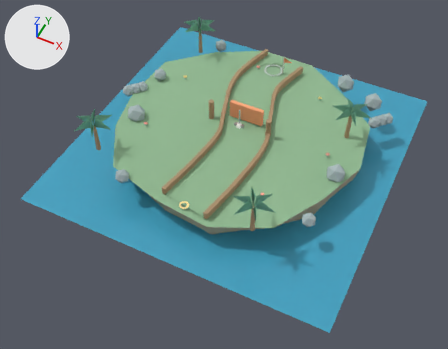
Renders of the glTF model ui/3d/minigolf/course-11.glb from each side of a commit.
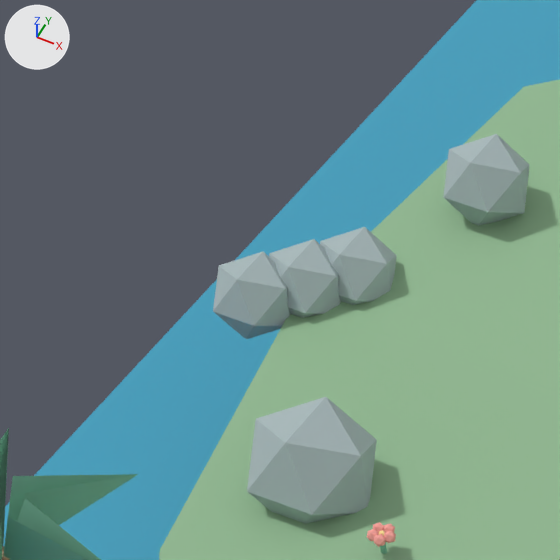
The first picture shows the older version from a camera (50 mm lens) standing at (7.36, -16.05, 16.89) and looking at (0.13, -1.6, -1.18). The close-ups show the older and then the newer version on the part from 21% to 38% of the width and 14% to 36% of the height of that picture. Only the edits that show in the close-ups are written down. Arrows for +X, +Y and +Z are at upper left; the lights stay in place. Where no turn or scale is listed for an object, it has been applied to the vertices.

In view in the first close-up: 'faceted-rock.080', 'faceted-rock.081', 'island-turf-edge.010', 'palm-frond.120', 'palm-frond.121', 'palm-frond.122', 'shore-rock.024', 'shore-rock.025', 'shore-rock.026', 'water-plane.010' and 8 more.
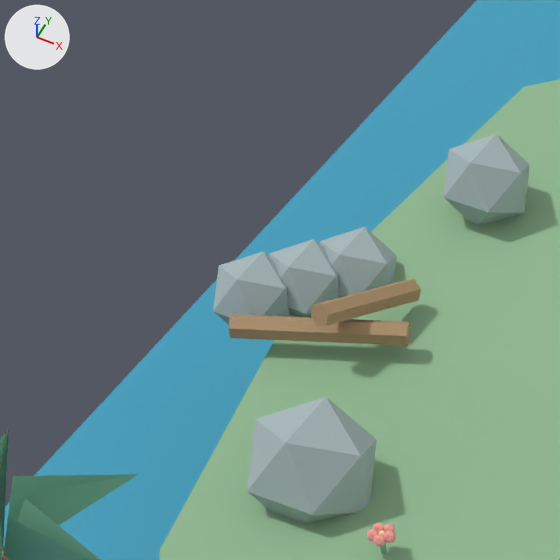
Boxes [x1, y1, x2, y2] around the edits, measured in the close-ups (560 x 560 px):
'deco-driftwood.016', added (brown): after [229, 314, 411, 346]
'deco-driftwood.017', added (brown): after [311, 279, 421, 326]

Edits to the bpy script that builds the scene:
```text
Add me_deco_driftwood_mesh_017:
    me_deco_driftwood_mesh_017.from_pydata([(-0.097, -0.349, 0.058), (-0.152, -0.321, 0.091), (-0.146, -0.298, 0.156), (-0.084, -0.303, 0.189), (-0.029, -0.331, 0.156), (-0.035, -0.354, 0.091), (0.084, 0.303, -0.189), (0.029, 0.331, -0.156), (0.035, 0.354, -0.091), (0.097, 0.349, -0.058), (0.152, 0.321, -0.091), (0.146, 0.298, -0.156)], [], [(0, 5, 4), (4, 3, 2), (2, 1, 0), (4, 2, 0), (11, 6, 7), (7, 8, 9), (9, 10, 11), (7, 9, 11), (0, 1, 7), (0, 7, 6), (1, 2, 8), (1, 8, 7), (2, 3, 9), (2, 9, 8), (3, 4, 10), (3, 10, 9), (4, 5, 11), (4, 11, 10), (5, 0, 6), (5, 6, 11)])
    me_deco_driftwood_mesh_017.materials.append(mat_minigolf_wood_coast)  # brown #af906c
Add me_deco_driftwood_mesh_016:
    me_deco_driftwood_mesh_016.from_pydata([(-0.461, -0.195, -0.07), (-0.484, -0.139, -0.035), (-0.484, -0.139, 0.035), (-0.461, -0.195, 0.07), (-0.437, -0.251, 0.035), (-0.437, -0.251, -0.035), (0.461, 0.195, -0.07), (0.437, 0.251, -0.035), (0.437, 0.251, 0.035), (0.461, 0.195, 0.07), (0.484, 0.139, 0.035), (0.484, 0.139, -0.035)], [], [(0, 5, 4), (4, 3, 2), (2, 1, 0), (4, 2, 0), (11, 6, 7), (7, 8, 9), (9, 10, 11), (7, 9, 11), (0, 1, 7), (0, 7, 6), (1, 2, 8), (1, 8, 7), (2, 3, 9), (2, 9, 8), (3, 4, 10), (3, 10, 9), (4, 5, 11), (4, 11, 10), (5, 0, 6), (5, 6, 11)])
    me_deco_driftwood_mesh_016.materials.append(mat_minigolf_wood_coast)  # brown #af906c
Add ob_deco_driftwood_017:
    ob_deco_driftwood_017 = bpy.data.objects.new('deco-driftwood.017', me_deco_driftwood_mesh_017)
    ob_deco_driftwood_017.location = (-4.32, -0.05, 0.15)
Add ob_deco_driftwood_016:
    ob_deco_driftwood_016 = bpy.data.objects.new('deco-driftwood.016', me_deco_driftwood_mesh_016)
    ob_deco_driftwood_016.location = (-4.5, -0.27, 0.05)
```
